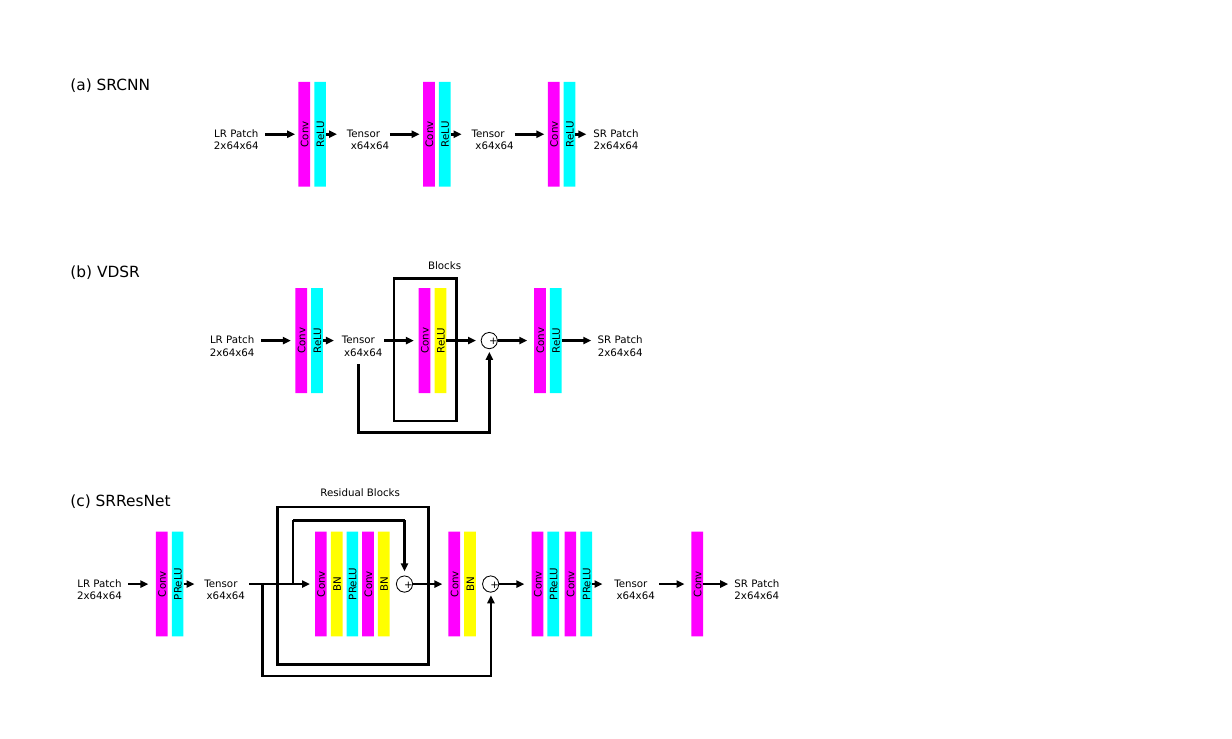
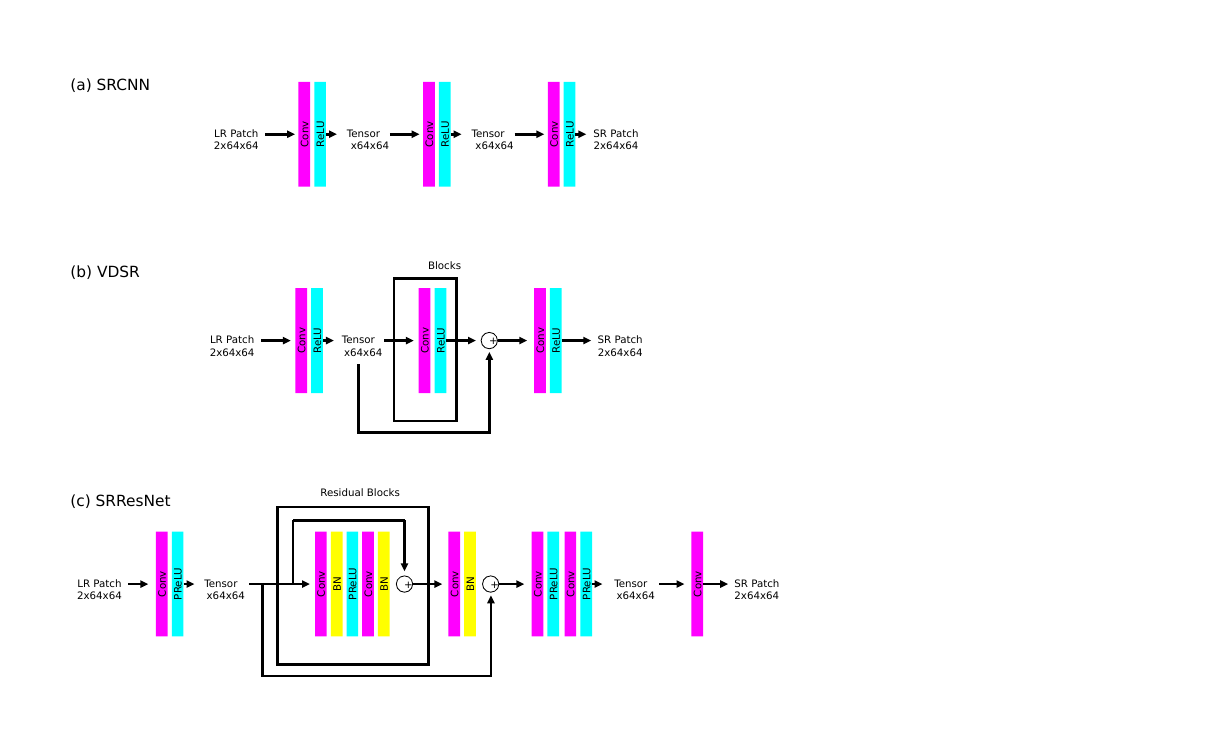
Before and after one commit to ampersandmcd/CSE803FinalProject, a slide deck: slide 5 of figs/architectures.pptx. Drawn at 1232x739 pixels with LibreOffice and Linux fonts; fonts in the diff are those of the drawing; background and template pictures are left out. Boxes give left, top, right and bottom in pixels: in the first picture for what was removed or moved away, otherwise in the second. Text is boxed around its words. In the diff, an @@ line names an element or a change of style, - is before the commit and + after.

```diff
--- a/figs/architectures.pptx
+++ b/figs/architectures.pptx
@@ rectangle "ReLU" at (x1=435, y1=289, x2=446, y2=393): fill #FFFF00 to #00FFFF @@
```
Also in this commit, not shown: 1 other slide changed, 4 other files.
